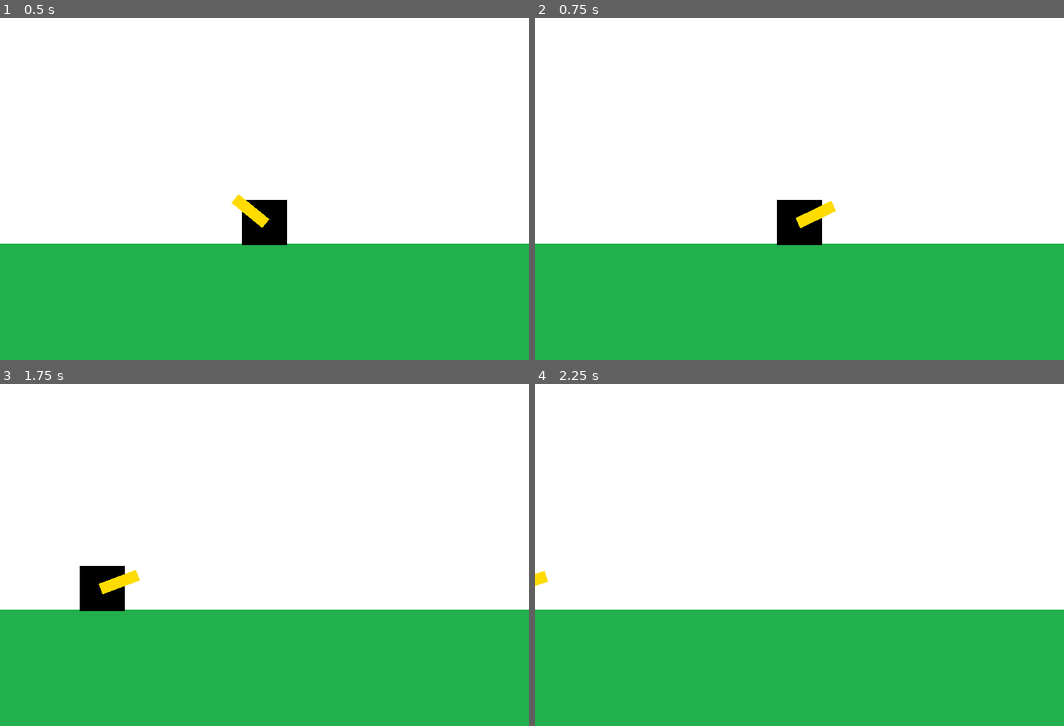
Above: before the commit, frames 1-4 (two rows, left to right).
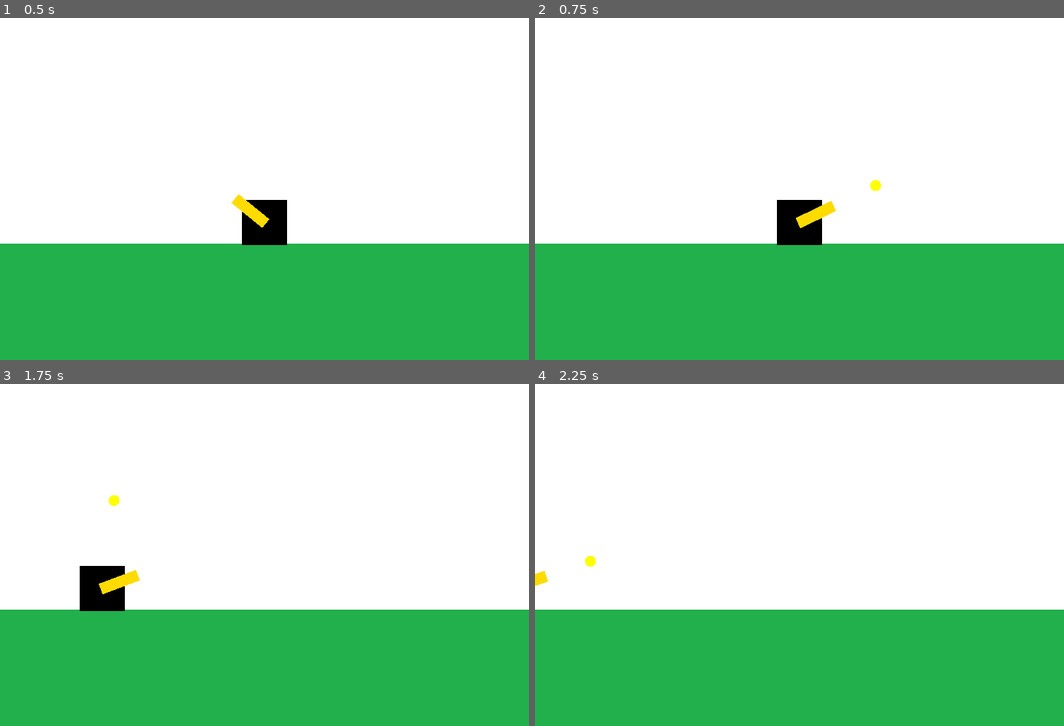
Above: after the commit, the same moments.

Repository: NahuelIglesias/Desafio2
Game: Godot game, scene res://scenes/first_world.tscn
The game is run twice, just before and just after one commit, with the same random seed, the same clock (stepped at 60 frames per second) and the same inputs.
Inputs (mouse positions are in pixels of both pictures, inside the frame that each line leads up to):
- Up to frame 1 (0.5 s): no input
- Up to frame 2 (0.75 s): tap Enter at 0.5 s; move the mouse to (915, 165) at 0.52 s; click (915, 165) at 0.6 s
- Up to frame 3 (1.75 s): tap Space at 1.25 s; move the mouse to (158, 568) at 1.27 s; hold A (mover_izq) from 1.28 s (still down); tap D (mover_der) at 1.35 s; click (158, 568) at 1.55 s
- Up to frame 4 (2.25 s): move the mouse to (852, 472) at 2.02 s; release A (mover_izq) at 2.03 s; click (852, 472) at 2.1 s

Frame 1 is identical in both runs. In frame 2, less than 0.1% of the frame differs, in the area x 63-66%, y 47-51%; in frame 3, less than 0.1%; in frame 4, less than 0.1%.

Commit message:
Added player shots

Diff:
--- a/Desafio2/project.godot
+++ b/Desafio2/project.godot
@@ -7,6 +7,16 @@
 ;   param=value ; assign values to parameters
 
 config_version=4
+
+_global_script_classes=[ {
+"base": "Sprite",
+"class": "bullet",
+"language": "GDScript",
+"path": "res://scripts/abstract_bullet.gd"
+} ]
+_global_script_class_icons={
+"bullet": ""
+}
 
 [application]
 
@@ -37,6 +47,11 @@
 , Object(InputEventKey,"resource_local_to_scene":false,"resource_name":"","device":0,"alt":false,"shift":false,"control":false,"meta":false,"command":false,"pressed":false,"scancode":16777233,"physical_scancode":0,"unicode":0,"echo":false,"script":null)
  ]
 }
+shoot_cannon={
+"deadzone": 0.5,
+"events": [ Object(InputEventMouseButton,"resource_local_to_scene":false,"resource_name":"","device":-1,"alt":false,"shift":false,"control":false,"meta":false,"command":false,"button_mask":0,"position":Vector2( 0, 0 ),"global_position":Vector2( 0, 0 ),"factor":1.0,"button_index":1,"pressed":false,"doubleclick":false,"script":null)
+ ]
+}
 
 [physics]
 
--- /dev/null
+++ b/Desafio2/scenes/abstract_bullet.tscn
@@ -0,0 +1,6 @@
+[gd_scene load_steps=2 format=2]
+
+[ext_resource path="res://scripts/abstract_bullet.gd" type="Script" id=1]
+
+[node name="bullet" type="Sprite"]
+script = ExtResource( 1 )
--- /dev/null
+++ b/Desafio2/scenes/first_world.gd
@@ -0,0 +1,4 @@
+extends Node2D
+
+func _ready():
+	$tank_player.set_bullet_container(self)
--- a/Desafio2/scenes/first_world.tscn
+++ b/Desafio2/scenes/first_world.tscn
@@ -1,10 +1,12 @@
-[gd_scene load_steps=4 format=2]
+[gd_scene load_steps=5 format=2]
 
 [ext_resource path="res://scenes/tank_player.tscn" type="PackedScene" id=1]
+[ext_resource path="res://scenes/first_world.gd" type="Script" id=2]
 [ext_resource path="res://resources/background.png" type="Texture" id=3]
 [ext_resource path="res://resources/floor.png" type="Texture" id=4]
 
 [node name="world" type="Node2D"]
+script = ExtResource( 2 )
 
 [node name="white_background" type="TextureRect" parent="."]
 margin_left = -97.0
--- /dev/null
+++ b/Desafio2/scenes/player_bullet.tscn
@@ -0,0 +1,9 @@
+[gd_scene load_steps=3 format=2]
+
+[ext_resource path="res://scenes/abstract_bullet.tscn" type="PackedScene" id=1]
+[ext_resource path="res://resources/player_bullet.png" type="Texture" id=2]
+
+[node name="bullet" instance=ExtResource( 1 )]
+scale = Vector2( 0.015, 0.015 )
+texture = ExtResource( 2 )
+speed = 600.0
--- a/Desafio2/scenes/tank_player.tscn
+++ b/Desafio2/scenes/tank_player.tscn
@@ -1,9 +1,10 @@
-[gd_scene load_steps=5 format=2]
+[gd_scene load_steps=6 format=2]
 
 [ext_resource path="res://resources/player_cannon.png" type="Texture" id=1]
 [ext_resource path="res://resources/player.png" type="Texture" id=2]
 [ext_resource path="res://scripts/tank_player.gd" type="Script" id=3]
 [ext_resource path="res://scripts/tank_cannon.gd" type="Script" id=4]
+[ext_resource path="res://scenes/player_bullet.tscn" type="PackedScene" id=5]
 
 [node name="tank_player" type="Sprite"]
 texture = ExtResource( 2 )
@@ -14,3 +15,7 @@
 texture = ExtResource( 1 )
 offset = Vector2( 500, 0 )
 script = ExtResource( 4 )
+bullet_scene = ExtResource( 5 )
+
+[node name="shoot_position" type="Position2D" parent="tank_cannon"]
+position = Vector2( 971.5, 0 )
--- /dev/null
+++ b/Desafio2/scripts/abstract_bullet.gd
@@ -0,0 +1,16 @@
+extends Sprite
+class_name bullet
+
+export (float) var speed
+var direction:Vector2
+
+func _ready():
+	set_physics_process(false)
+
+func set_starting_values(starting_position:Vector2, direction:Vector2):
+	global_position = starting_position
+	self.direction = direction
+	set_physics_process(true)
+
+func _physics_process(delta):
+	position += direction*speed*delta
--- a/Desafio2/scripts/tank_cannon.gd
+++ b/Desafio2/scripts/tank_cannon.gd
@@ -1,6 +1,12 @@
 extends Sprite
 
+onready var shootPosition:Position2D = $shoot_position
 var mousePosition = get_global_mouse_position()
+
+export (PackedScene) var bullet_scene:PackedScene
+
+var bullet_container:Node
+#var bullet_scene:PackedScene = preload("res://scenes/player_bullet.tscn")
 
 func _ready():
 	pass
@@ -8,3 +14,11 @@
 func _process(delta):
 	mousePosition = get_global_mouse_position()
 	look_at(mousePosition)
+
+	if Input.is_action_just_pressed("shoot_cannon"):
+		shoot()
+
+func shoot():
+	var bullet_instance:bullet = bullet_scene.instance()
+	bullet_container.add_child(bullet_instance)
+	bullet_instance.set_starting_values(shootPosition.global_position, (shootPosition.global_position - global_position).normalized())
--- a/Desafio2/scripts/tank_player.gd
+++ b/Desafio2/scripts/tank_player.gd
@@ -1,14 +1,18 @@
 extends Sprite
 
+onready var tankCannon = $tank_cannon
 
-# Called when the node enters the scene tree for the first time.
+var bullet_container:Node
+
 func _ready():
 	position = Vector2(375,305)
 
-
-# Called every frame. 'delta' is the elapsed time since the previous frame.
 func _process(delta):
 	if (Input.is_action_pressed("mover_izq")):
 		position.x += -10
 	if (Input.is_action_pressed("mover_der")):
 		position.x += 10
+
+func set_bullet_container(container):
+	tankCannon.bullet_container = container
+	bullet_container = container
